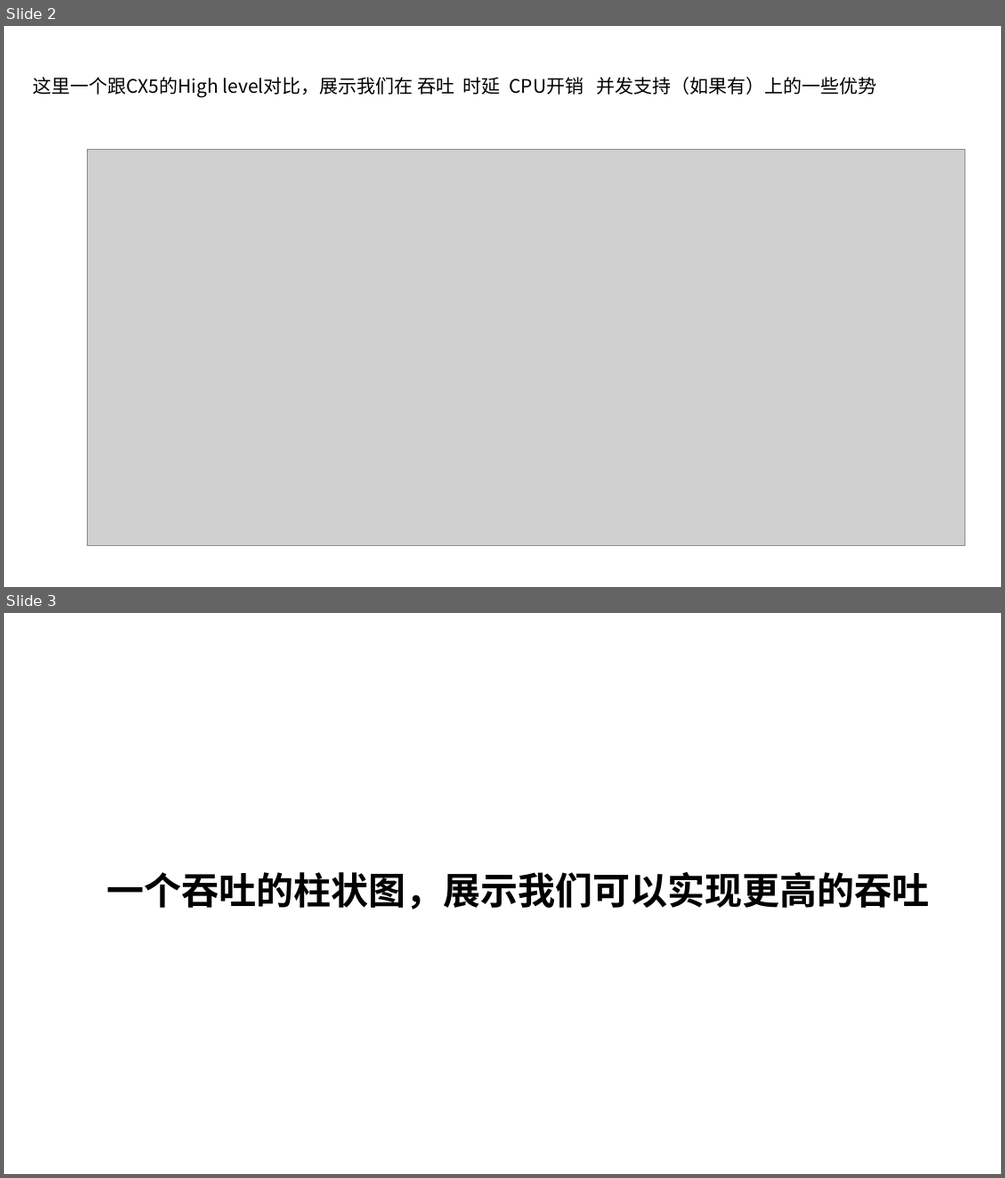
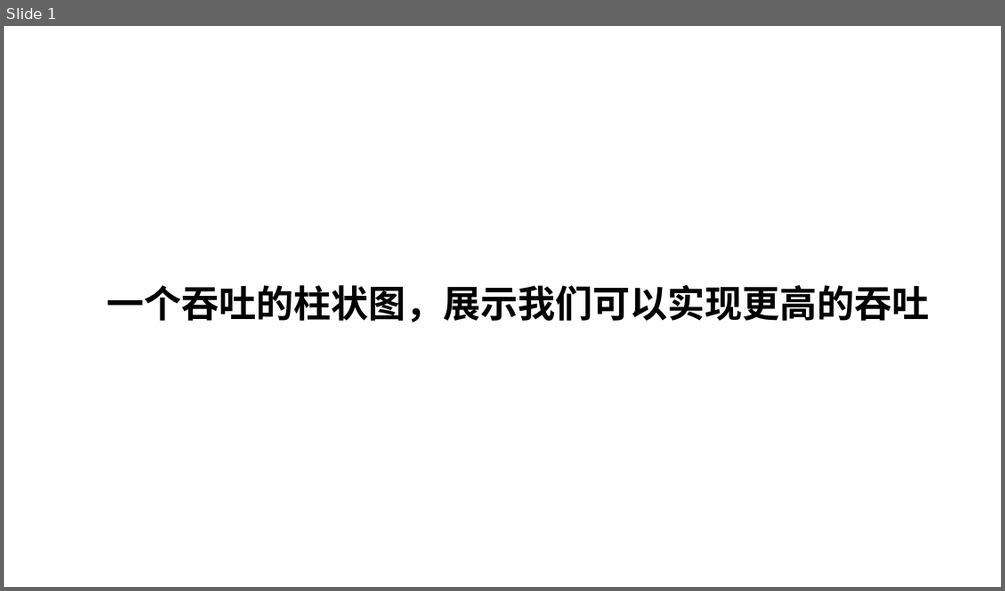
Before and after one commit to TJU-solide/RNIC_PPT, a slide deck: 解决方案PPT.pptx. Shown one above the other, each under a label of ours: slides 2 and 3 before the commit, slide 1 after it. The pictures are 1005x1178 and 1005x591 pixels, drawn with LibreOffice and Linux fonts; fonts in the diff are those of the drawing; grey boxes stand for pictures. Boxes give left, top, right and bottom in pixels: in the first picture for what was removed or moved away, otherwise in the second. Text is boxed around its words. In the diff, an @@ line names an element or a change of style, - is before the commit and + after.

```diff
--- a/解决方案PPT.pptx
+++ b/解决方案PPT.pptx
@@ slide 2 removed at (4,26,1001,587), background #FFFFFF @@
@@ title removed at (32,77,876,97) @@
-这里一个跟CX5的High level对比，展示我们在 吞吐 时延 CPU开销 并发支持（如果有）上的一些优势
@@ picture removed at (87,150,965,545) @@
@@ what was slide 3 is now slide 1 @@
```
Also in this commit, not shown: 3 slides added, 1 other slide removed, 4 other files.
